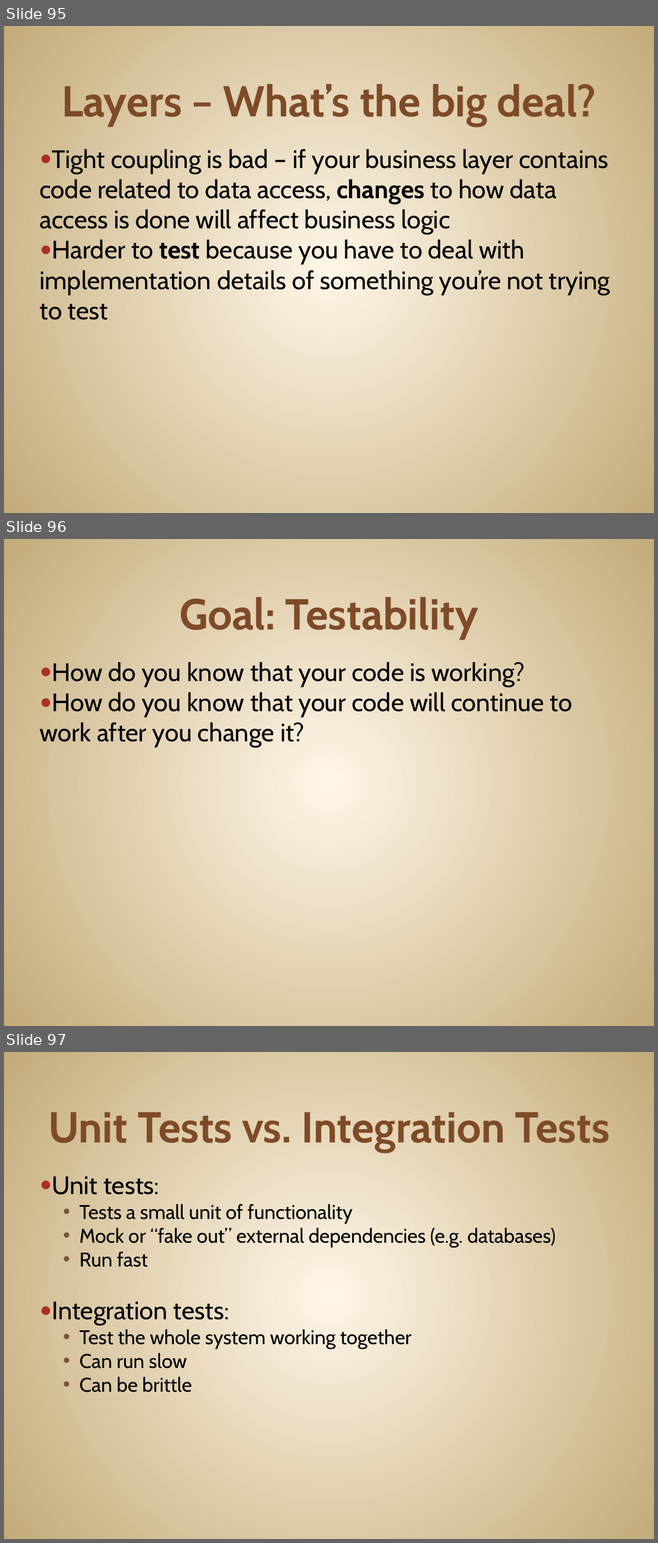
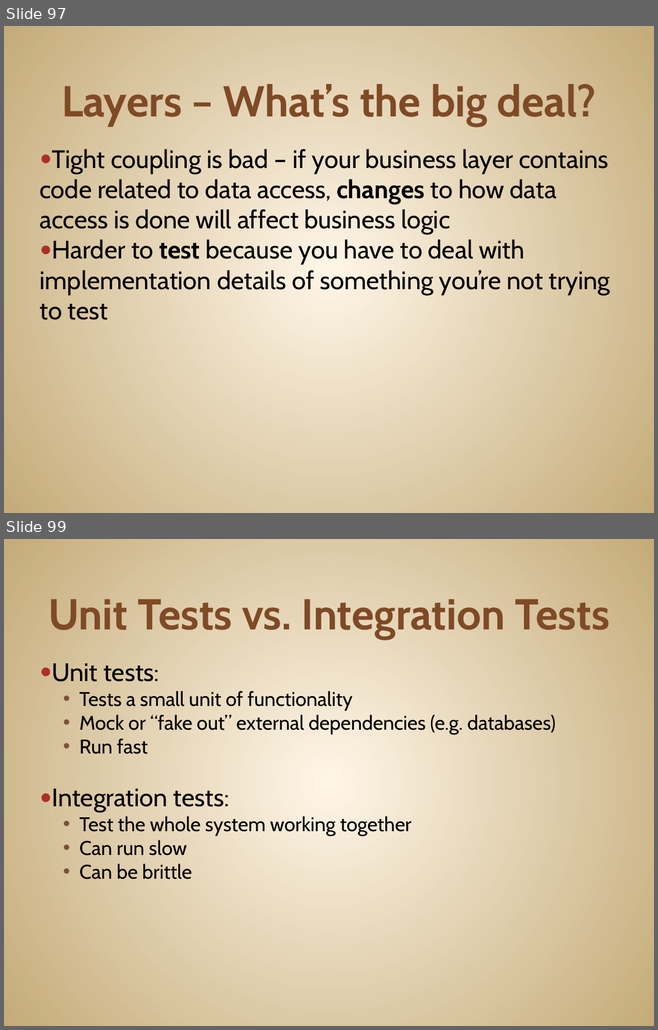
Before and after one commit to JonKruger/oop-solid-sample, a slide deck: slides/OOP-SOLID-CodeMash.pptx. Shown one above the other, each under a label of ours: slides 95, 96 and 97 before the commit, slides 97 and 99 after it; the slides between them are not shown. The pictures are 658x1543 and 658x1030 pixels, drawn with LibreOffice and Linux fonts; fonts in the diff are those of the drawing. Boxes give left, top, right and bottom in pixels: in the first picture for what was removed or moved away, otherwise in the second. Text is boxed around its words. In the diff, an @@ line names an element or a change of style, - is before the commit and + after.

```diff
--- a/slides/OOP-SOLID-CodeMash.pptx
+++ b/slides/OOP-SOLID-CodeMash.pptx
@@ slide 96 removed at (x1=4, y1=539, x2=654, y2=1026), background gradient #FFF7E8 to #C4AA7A @@
@@ title removed at (x1=180, y1=597, x2=478, y2=639) @@
-Goal: Testability
@@ text removed at (x1=40, y1=662, x2=572, y2=748) @@
-● How do you know that your code is working?
-● How do you know that your code will continue to work after you change it?
@@ what was slide 95 is now slide 97 @@
@@ what was slide 97 is now slide 99 @@
```
Also in this commit, not shown: 5 slides changed, 6 slides added, 4 other slides removed.
